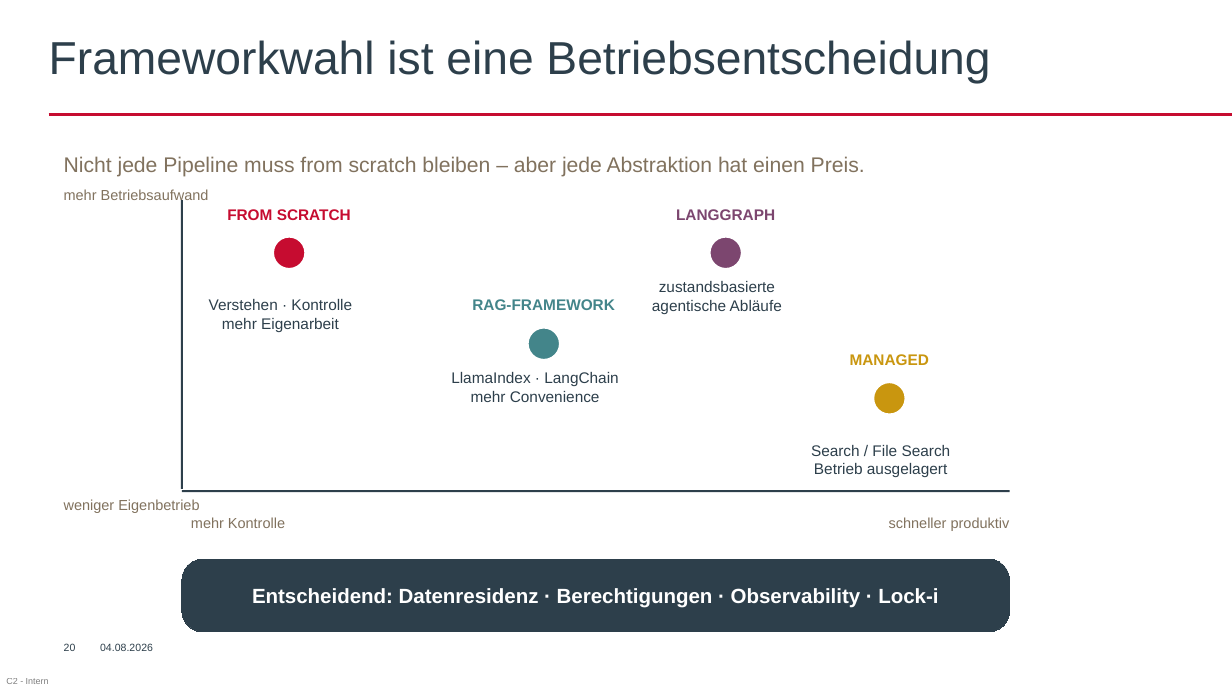
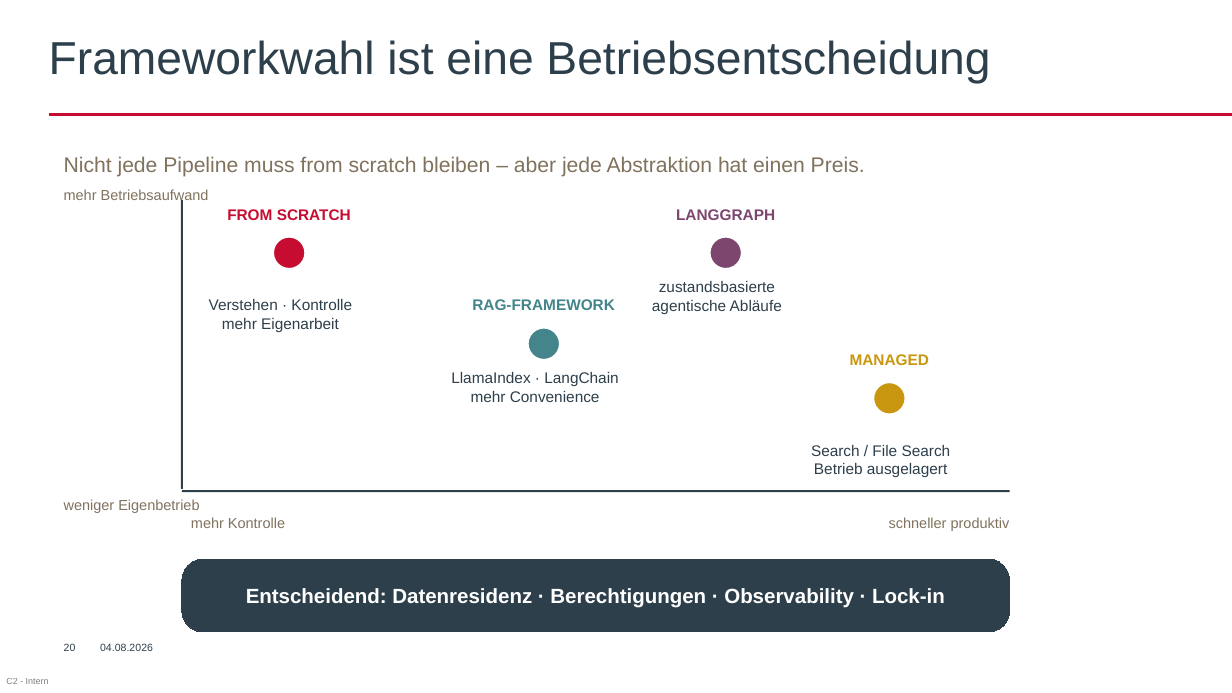
Before and after one commit to AkrosAG/RAG-Workshop, a slide deck: slide 25 of RAG_Workshop.pptx. Drawn at 1232x693 pixels with LibreOffice and Linux fonts; fonts in the diff are those of the drawing; background and template pictures are left out. Boxes give left, top, right and bottom in pixels: in the first picture for what was removed or moved away, otherwise in the second. Text is boxed around its words. In the diff, an @@ line names an element or a change of style, - is before the commit and + after.

```diff
--- a/RAG_Workshop.pptx
+++ b/RAG_Workshop.pptx
@@ text in rounded rectangle at (x1=246, y1=588, x2=945, y2=608): text changed @@
-Entscheidend: Datenresidenz · Berechtigungen · Observability · Lock-i
+Entscheidend: Datenresidenz · Berechtigungen · Observability · Lock-in
```
Also in this commit, not shown: 12 other slides changed.
